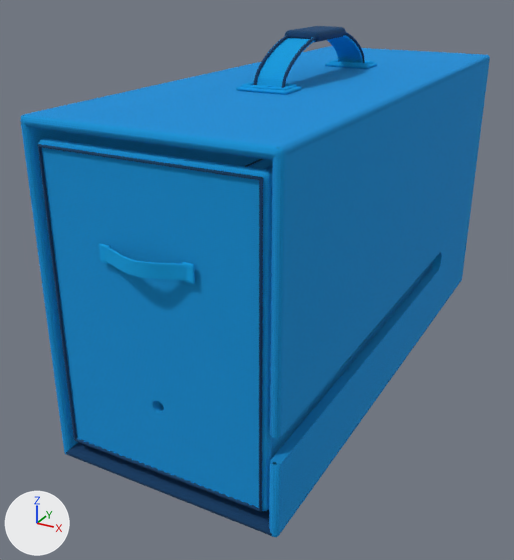
An edit to the glTF model belt-volume-6-storage.glb, drawn before and after from the same camera.
Before and after are seen from a 50 mm camera at (0.174, -0.385, 0.235) aimed at (-0.019, -0.035, 0.06). Every picture has the same lights, and +X, +Y and +Z are marked at lower left. The picture after the commit comes second. Where no turn or scale is listed for an object, it has been applied to the vertices.

Names of what the first picture shows: 'Cabinet_bottom', 'Cabinet_side', 'Cabinet_side.001', 'Cabinet_top', 'Carry_handle_anchor_cross.001', 'Carry_handle_anchor_seam', 'Carry_handle_anchor_seam.001', 'Carry_handle_anchor_seam_stitch', 'Carry_handle_padded_grip', 'Carry_handle_webbing', 'Drawer_front', 'Drawer_side', 'Drawer_side.001', 'Drawer_webbing_pull', 'Drawer_webbing_pull_stitched_end', 'Drawer_webbing_pull_stitched_end.001', 'Front_sewn_edge', 'Front_sewn_edge_stitch' and 4 more.
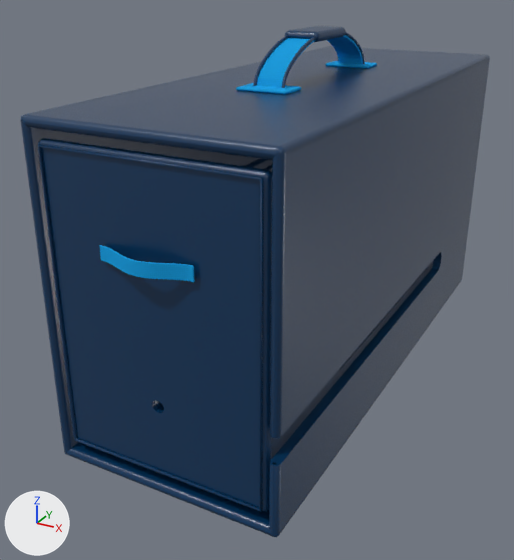
Patch to the scene script:
```diff
--- a/belt-volume-6-storage.glb.py
+++ b/belt-volume-6-storage.glb.py
@@ img_plastic_exterior_normal @@
+img_plastic_exterior_normal = load_image('Plastic exterior normal', '_unpacked/Plastic_exterior_normal', 256, 256, 'Non-Color')
@@ img_plastic_exterior_color @@
+img_plastic_exterior_color = load_image('Plastic exterior color', '_unpacked/Plastic_exterior_color', 256, 256, 'sRGB')
@@ mat_utsw_thread_cloth_blue @@
 mat_utsw_thread_cloth_blue = principled_material('UTSW thread cloth blue')
-mat_utsw_thread_cloth_blue.base_color = (0.0, 0.342, 0.761)  # blue #009ee2
+mat_utsw_thread_cloth_blue.base_color = (0.0, 0.0356, 0.109)  # dark blue #00355d
 mat_utsw_thread_cloth_blue.roughness = 0.98
@@ mat_utsw_shell_plastic_navy @@
+mat_utsw_shell_plastic_navy = bpy.data.materials.new('UTSW shell plastic navy')
+# colours: dark blue #00355d
+# uses the picture img_plastic_exterior_color
+# uses the picture img_plastic_exterior_normal
@@ me_cube_193 @@
 me_cube_193.from_pydata(...)  # 96 vertices, 188 faces; spans x -0.003..0.003, y -0.165..0.165, z -0.089..0.089
-me_cube_193.materials.append(mat_utsw_shell_cloth_blue)
+me_cube_193.materials.append(mat_utsw_shell_plastic_navy)
@@ me_cube_194 @@
 me_cube_194.from_pydata(...)  # 146 vertices, 288 faces; spans x -0.003..0.003, y -0.165..0.165, z -0.089..0.089
-me_cube_194.materials.append(mat_utsw_shell_cloth_blue)
+me_cube_194.materials.append(mat_utsw_shell_plastic_navy)
@@ me_cube_195 @@
 me_cube_195.from_pydata(...)  # 96 vertices, 188 faces; spans x -0.064..0.064, y -0.165..0.165, z -0.003..0.003
-me_cube_195.materials.append(mat_utsw_shell_cloth_blue)
+me_cube_195.materials.append(mat_utsw_shell_plastic_navy)
@@ me_cube_201 @@
 me_cube_201.from_pydata(...)  # 160 vertices, 320 faces; spans x -0.057..0.057, y -0.003..0.003, z -0.079..0.079
-me_cube_201.materials.append(mat_utsw_shell_cloth_blue)
+me_cube_201.materials.append(mat_utsw_shell_plastic_navy)
@@ me_cube_202 @@
 me_cube_202.from_pydata(...)  # 164 vertices, 328 faces; spans x -0.002..0.002, y -0.157..0.157, z -0.052..0.052
-me_cube_202.materials.append(mat_utsw_shell_cloth_blue)
+me_cube_202.materials.append(mat_utsw_shell_plastic_navy)
@@ me_cube_203 @@
 me_cube_203.from_pydata(...)  # 232 vertices, 468 faces; spans x -0.002..0.002, y -0.157..0.157, z -0.052..0.052
-me_cube_203.materials.append(mat_utsw_shell_cloth_blue)
+me_cube_203.materials.append(mat_utsw_shell_plastic_navy)
```

Boxes [x1, y1, x2, y2] around the edits, measured in the pictures (514 x 560 px):
'Drawer_front', recoloured (darker)
    both: [39, 138, 272, 511]
'Cabinet_side.001', recoloured
    both: [269, 55, 490, 537]
'Cabinet_top', recoloured (darker)
    both: [22, 46, 489, 160]
'Cabinet_side', recoloured
    both: [20, 46, 330, 455]
'Drawer_side.001', recoloured
    both: [271, 260, 434, 459]
'Carry_handle_anchor_seam', recoloured
    both: [241, 82, 297, 91]
'Drawer_webbing_pull_stitched_end.001', recoloured
    both: [182, 262, 195, 284]
'Front_sewn_edge_stitch', recoloured
    both: [42, 144, 259, 508]
'Drawer_side', recoloured
    both: [248, 159, 272, 171]
'Drawer_webbing_pull_stitched_end', recoloured
    both: [99, 244, 110, 264]
'Carry_handle_anchor_seam.001', recoloured
    both: [329, 60, 374, 66]
'Carry_handle_anchor_cross.001', recoloured
    both: [254, 85, 291, 86]
'Carry_handle_anchor_seam_stitch', recoloured
    both: [243, 81, 289, 88]
